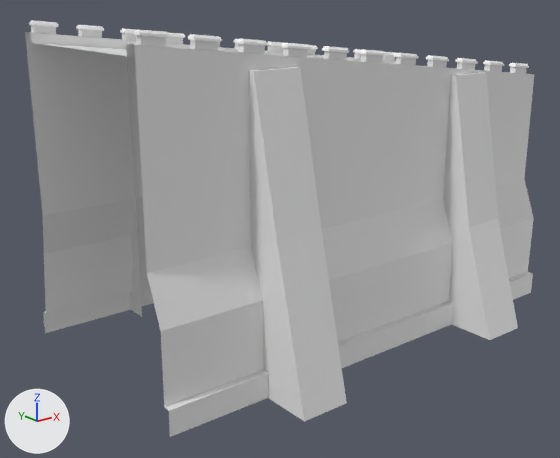
One commit to the FBX model Programacion/Assets/Models/Castle Walls 5.fbx: the scene before it, then after it.
Both versions are drawn from a camera (50 mm lens) standing at (40.5, -34.5, 19.0) and looking at (68.2, 0.1, 5.1). The lights are fixed; the arrows at lower left show +X, +Y and +Z. The older version comes first.

Before the edit, the objects in view are built like this:
```python
me_prim65_mesh_013 = bpy.data.meshes.new('prim65-mesh.013')
me_prim65_mesh_013.from_pydata(...)  # 604 vertices, 498 faces; spans x 55.9..84.0, y -9.9..9.9, z -0.7..17.3
# faces by material slot: [122, 374, 2]
me_prim65_mesh_013.materials.append(mat_wall)  # white #e7e7e7
me_prim65_mesh_013.materials.append(mat_red_brick)  # white #ffffff
me_prim65_mesh_013.materials.append(mat_road)  # white #e7e7e7
# before: 530 (55.9, -7.1, 0.7) at pixel (168, 410), 531 (55.9, -7.1, -0.7) at pixel (169, 437), 534 (56.0, -6.7, 4.5) at pixel (160, 331), 535 (56.0, -6.7, 0.7) at pixel (164, 407), 538 (55.9, -5.8, 6.9) at pixel (146, 273)
# before: 541 (55.9, -5.8, 16.7) at pixel (134, 44), 567 (55.9, 7.1, 0.7) at pixel (43, 312), 568 (55.9, 7.1, -0.7) at pixel (45, 333), 571 (56.1, 6.4, 4.5) at pixel (43, 254), 572 (56.0, 6.7, 0.7) at pixel (45, 314)
# before: 575 (55.9, 5.8, 6.9) at pixel (42, 215), 580 (55.9, 5.8, 16.7) at pixel (25, 31)
ob_prim65_009 = bpy.data.objects.new('prim65.009', me_prim65_mesh_013)
ob_prim65_009.location = (0.0, 0.0, 0.0)
```
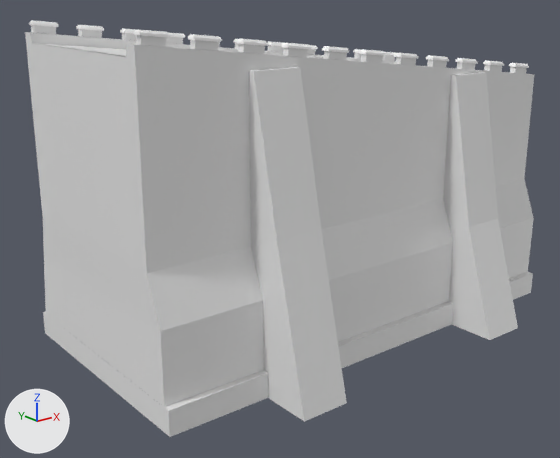
What changed in the scene script:
```text
Change me_prim65_mesh_013:
    used by ob_prim65_009; location = (0.0, 0.0, 0.0)
    verts and faces of me_prim65_mesh_013; kept vertices keep their numbers, new ones are numbered from 604
    remove me_prim65_mesh_013.from_pydata(...)  # 604 vertices, 498 faces; spans x 55.9..84.0, y -9.9..9.9, z -0.7..17.3
    add me_prim65_mesh_013.from_pydata(...)  # 608 vertices, 508 faces; spans x 55.9..84.0, y -9.9..9.9, z -0.7..17.3
    me_prim65_mesh_013 part 1
    add verts[604] = (55.9, -5.1, 16.7)  # pixel (126, 43)
    add verts[605] = (55.9, 5.0, 16.7)  # pixel (30, 32)
    add verts[606] = (55.9, 5.0, 16.2)  # pixel (31, 42)
    add verts[607] = (55.9, -5.0, 16.2)  # pixel (126, 56)
    add faces += [(538, 541, 604, 607, 606, 605, 580, 575), (534, 538, 575, 571), (534, 571, 572, 535), (530, 567, 568, 531)]  # mat_wall (white #e7e7e7)
    other edits to the shape of me_prim65_mesh_013 do not show in these pictures
```

Location of each change, [x1, y1, x2, y2] in pixels of the pictures (560 x 458 px):
part 1 of me_prim65_mesh_013, added
    after: [25, 32, 170, 437]
